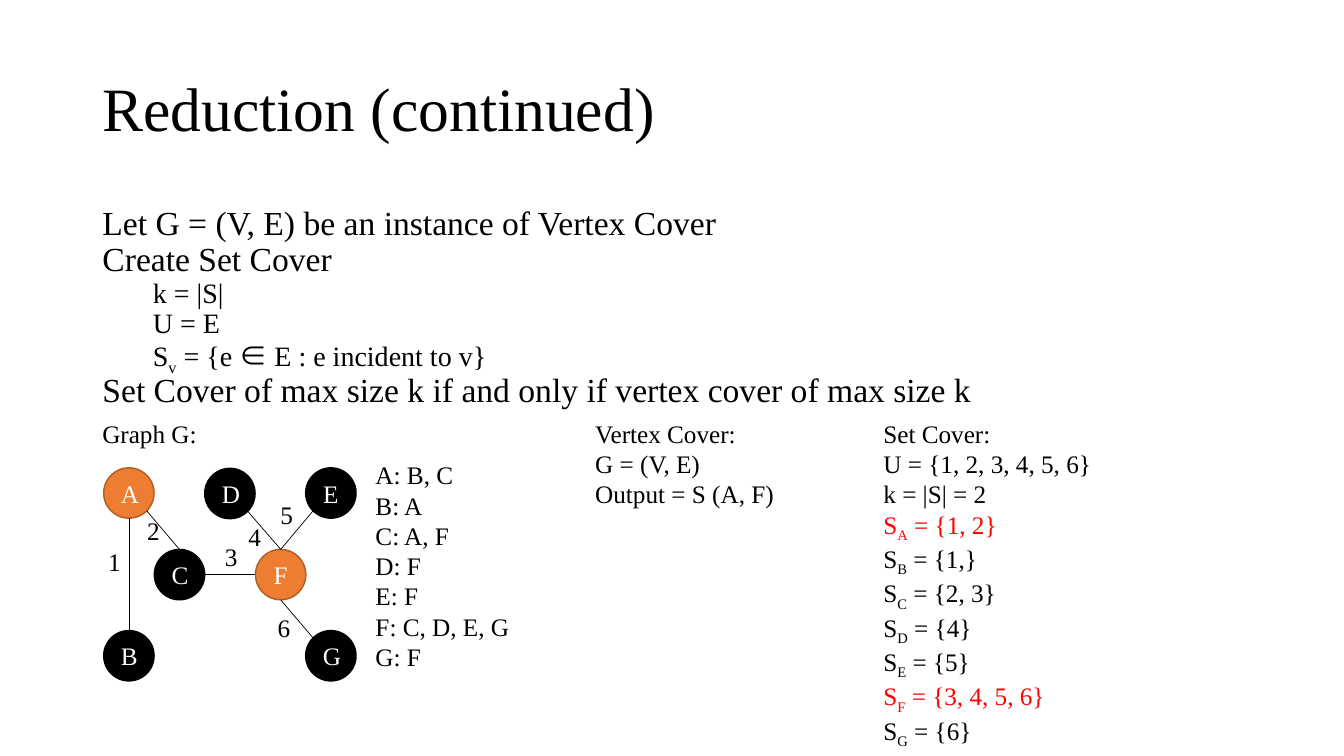
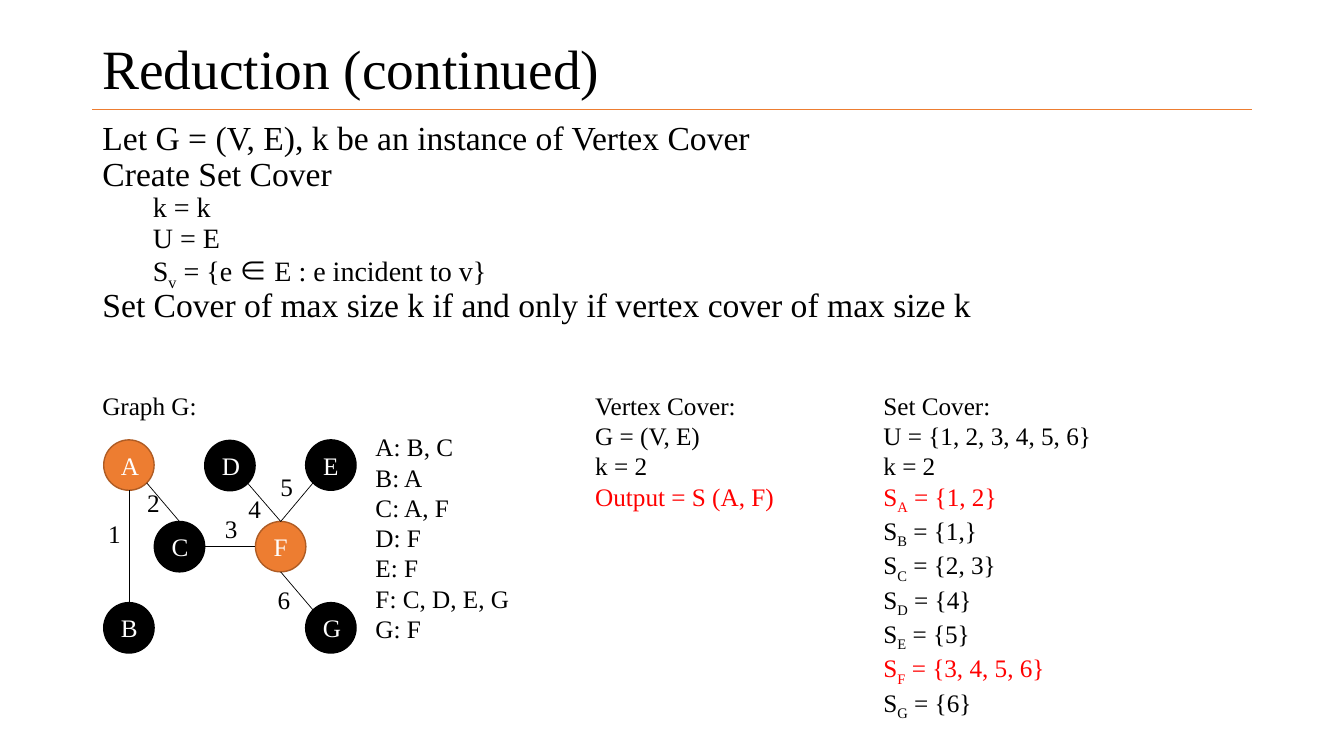
Before and after one commit to chen6wx/np-project, a slide deck: slide 6 of presentations/problem_presentation.pptx. Drawn at 1344x756 pixels with LibreOffice and Linux fonts; fonts in the diff are those of the drawing. Boxes give left, top, right and bottom in pixels: in the first picture for what was removed or moved away, otherwise in the second. Text is boxed around its words. In the diff, an @@ line names an element or a change of style, - is before the commit and + after.

```diff
--- a/presentations/problem_presentation.pptx
+++ b/presentations/problem_presentation.pptx
@@ title "Reduction (continued)" at <box>102,50,599,99</box>: size 44 to 39.6 pt @@
@@ text "Let G = (V, E), ...": place and size @@
-text "Let G = (V, E), ..." at <box>102,211,971,409</box>
+text "Let G = (V, E), ..." at <box>102,126,971,324</box>
@@ line added from (93, 109) to (1252, 109), #ED7D31 0.5 pt @@
@@ text at <box>102,126,750,156</box>: text changed @@
-Let G = (V, E) be an instance of Vertex Cover
+Let G = (V, E), k be an instance of Vertex Cover
@@ text at <box>153,197,211,217</box>: text changed @@
-  k = |S|
+  k = k
@@ text "Vertex Cover:": place and size @@
-text "Vertex Cover:" at <box>595,426,773,509</box>
+text "Vertex Cover:" at <box>595,398,773,512</box>
@@ text at <box>595,457,648,475</box>: paragraph added @@
+k = 2
@@ text at <box>883,457,936,475</box>: text changed @@
-k = |S| = 2
+k = 2
@@ 3 texts, 1 line: place and size @@
-3 texts, 1 line at <box>147,507,293,567</box>
+3 texts, 1 line at <box>147,479,293,539</box>
@@ text at <box>595,488,773,512</box>: text colour #000000 to #FF0000 in "Output = S (A, F)" @@
@@ 7 ellipses, 6 texts, 5 lines: place and size @@
-7 ellipses, 6 texts, 5 lines at <box>102,425,1091,744</box>
+7 ellipses, 6 texts, 5 lines at <box>102,397,1091,716</box>
```
Also in this commit, not shown: 7 other slides changed, 3 slides added, 2 slides removed.
